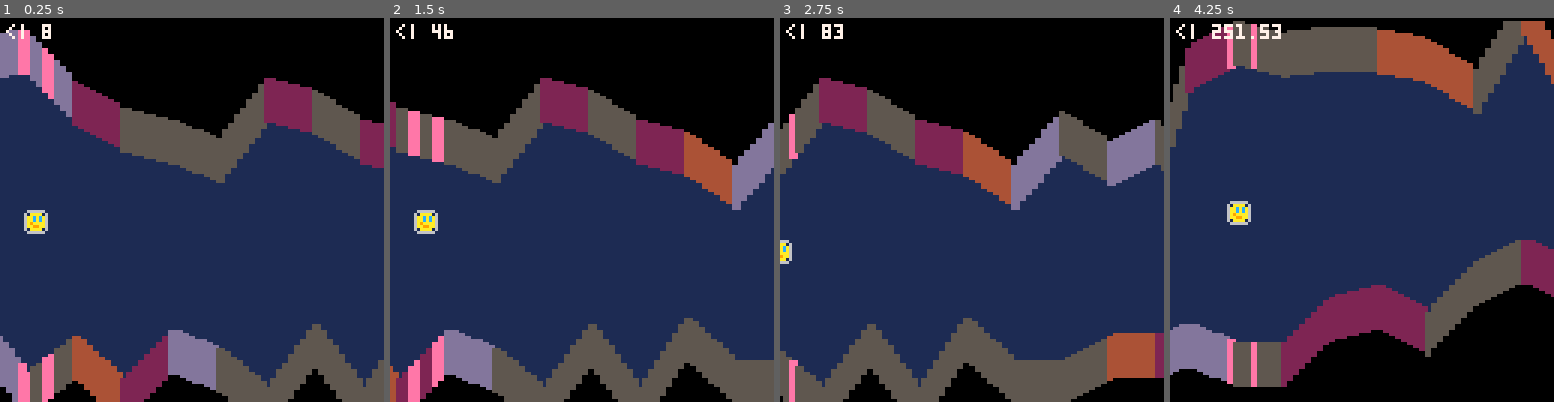
Above: before the commit, frames 1-4 (left to right).
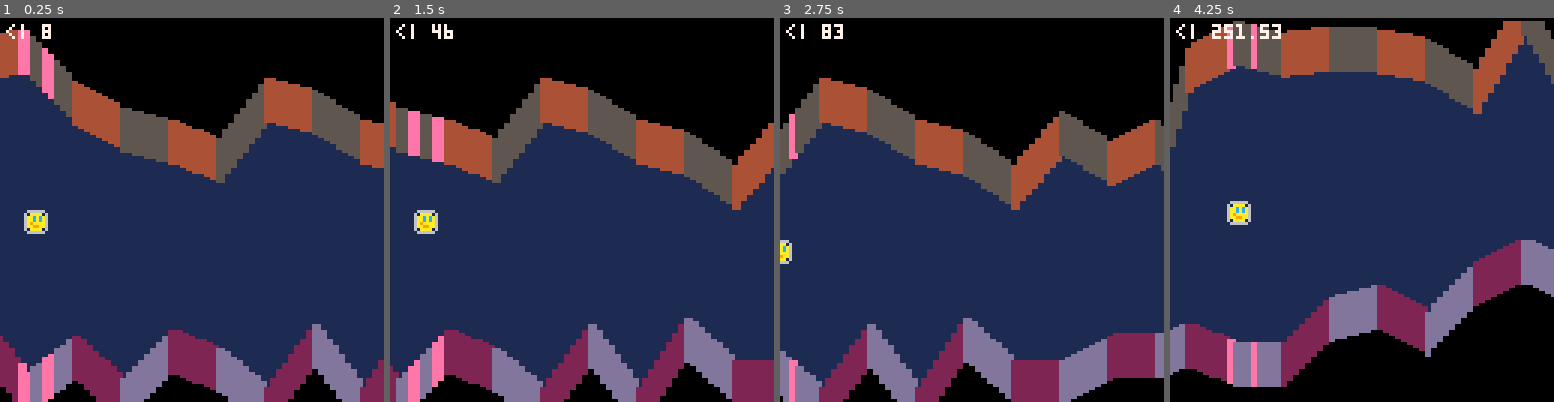
Above: after the commit, the same moments.

Repository: broquaint/pico8-carts
Game: PICO-8 cartridge eggjam3.p8
Same seed, same stepped clock (60 frames per second), same inputs: the game is played once before the commit and once after it.
Inputs:
- Up to frame 1 (0.25 s): no input
- Up to frame 2 (1.5 s): tap O (Z key) at 0.33, 0.7, 1.43 s; tap X (X key) at 1.07 s
- Up to frame 3 (2.75 s): hold Left 1.97-2.37 s; tap X (X key) at 2.07, 2.4, 2.73 s; tap O (Z key) at 2.22 s; hold Down from 2.42 s (still down)
- Up to frame 4 (4.25 s): release Down at 2.82 s; hold Right 2.87-3.53 s; tap X (X key) every 0.33 s from 3.07 to 4.07 s; tap O (Z key) at 3.1, 3.98 s; hold Up 3.58-4.08 s; hold Right from 4.13 s (still down)

The runs differ from the first frame. In frame 1, 17% of the frame differs, in the area x 0-100%, y 3-100%; in frame 2, 17%; in frame 3, 18%, in the area x 0-100%, y 15-100%; in frame 4, 14%.

Commit message:
More terrain colour tweaking
Random colours didn't look so good. This also provides an opporunity
to indicate progression and what not.

Diff:
--- a/eggjam3.p8
+++ b/eggjam3.p8
@@ -38,14 +38,22 @@
       end
    end
 
-   local colours = {brown,dim_grey,magenta,violet,dim_grey}
+   local colours = {{brown,dim_grey},{magenta,violet},{silver,white}}
    -- Calculate terrain
    local x = 0
-   for i = 1, #lvl.up - 1 do
-      local tc_up = colours[randx(#colours)]
-      local tc_down = colours[randx(#colours)]
-      calc_terrain_step(terrain.up, lvl.up[i], lvl.up[i+1], x, tc_up)
-      calc_terrain_step(terrain.down, lvl.down[i], lvl.down[i+1], x, tc_down)
+   for i = 1, #lvl.up - 2, 2 do
+      local tc_up   = colours[i < 60 and 1 or i < 120 and 2 or 3]
+      local tc_down = colours[i < 60 and 2 or i < 120 and 1 or 3]
+
+      calc_terrain_step(terrain.up,   lvl.up[i],   lvl.up[i+1],   x, tc_up[1])
+      calc_terrain_step(terrain.down, lvl.down[i], lvl.down[i+1], x, tc_down[1])
+
+      x += 16
+      i += 1
+
+      calc_terrain_step(terrain.up,   lvl.up[i],   lvl.up[i+1],   x, tc_up[2])
+      calc_terrain_step(terrain.down, lvl.down[i], lvl.down[i+1], x, tc_down[2])
+
       x += 16
    end
 end
